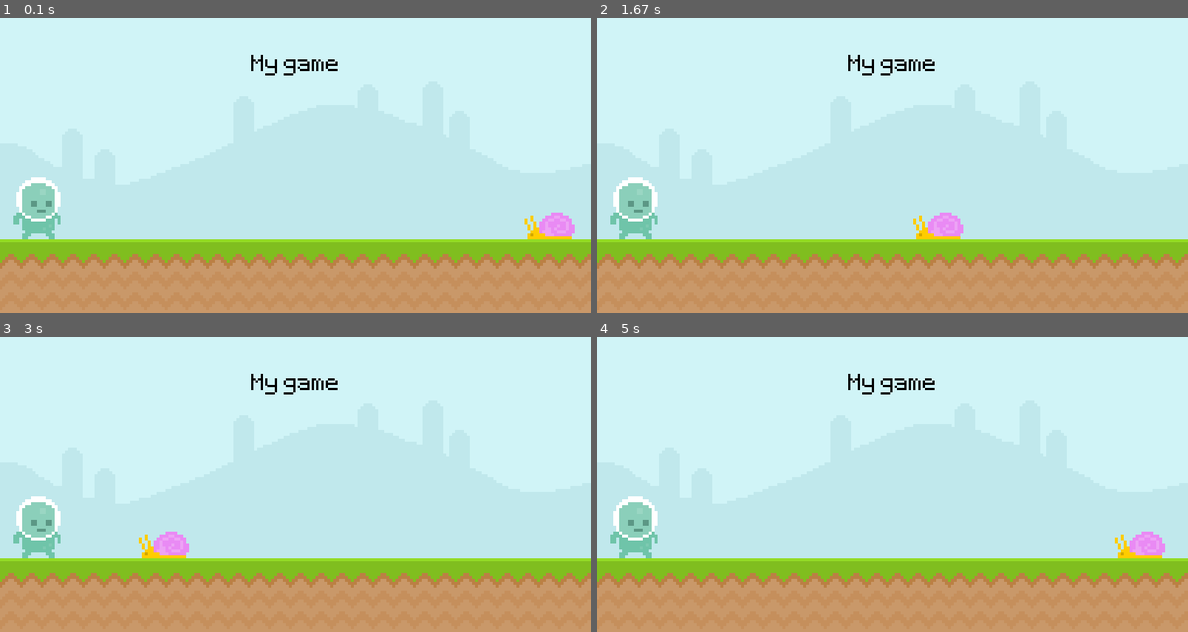
Above: before the commit, frames 1-4 (two rows, left to right).
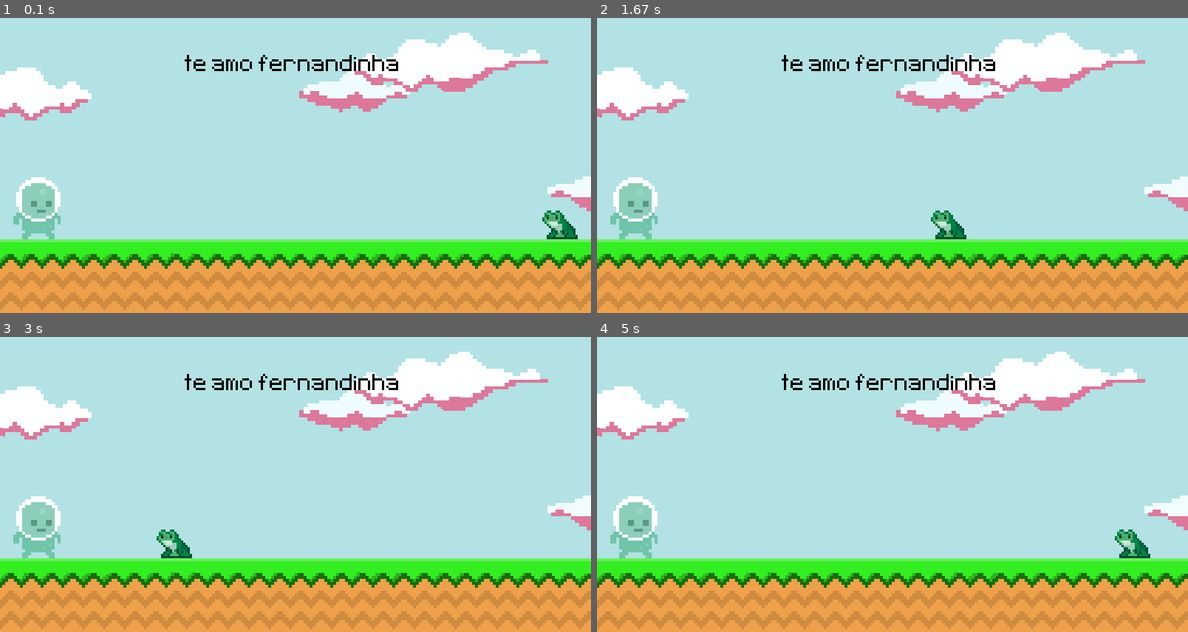
Above: after the commit, the same moments.

Repository: clairos/TUIPygame
Game: pygame game, started from app.py
Same seed, same stepped clock (60 frames per second), same inputs: the game is played once before the commit and once after it.
Inputs:
- Up to frame 1 (0.1 s): no input
- Up to frame 2 (1.67 s): no input
- Up to frame 3 (3 s): no input
- Up to frame 4 (5 s): no input

The runs differ from the first frame. In frame 1, 68% of the frame differs, in the area x 0-100%, y 0-100%; in frame 2, 68%; in frame 3, 68%; in frame 4, 68%.

Commit message:
adicionando novos sprites

Diff:
--- a/app.py
+++ b/app.py
@@ -9,10 +9,10 @@
 
 sky_surface = pygame.image.load('graphics/Sky.png').convert()
 ground_surface = pygame.image.load('graphics/ground.png').convert()
-text_surface = test_font.render('My game', False, 'Black')
+text_surface = test_font.render('te amo fernandinha', False, 'Black')
 
-snail_surface = pygame.image.load('graphics/snail/snail1.png').convert_alpha()
-snail_rectangle = snail_surface.get_rect(bottomright = (800, 300))
+frog_surface = pygame.image.load('graphics/frog/frog1.png').convert_alpha()
+frog_rectangle = frog_surface.get_rect(bottomright = (800, 300))
 
 player_surface = pygame.image.load('graphics/player/player_walk_1.png').convert_alpha()
 player_rectangle = player_surface.get_rect(midbottom = (50, 300))
@@ -25,11 +25,11 @@
 
     screen.blit(sky_surface, (0,0))
     screen.blit(ground_surface, (0, 300))
-    screen.blit(text_surface, (340, 50))
+    screen.blit(text_surface, (250, 50))
 
-    snail_rectangle.x -= 3
-    if snail_rectangle.right <= 0: snail_rectangle.left = 800
-    screen.blit(snail_surface, snail_rectangle)
+    frog_rectangle.x -= 3
+    if frog_rectangle.right <= 0: frog_rectangle.left = 800
+    screen.blit(frog_surface, frog_rectangle)
     screen.blit(player_surface, player_rectangle)
 
     pygame.display.update()
Binary file changed: graphics/Sky.png
Binary file added: graphics/frog/frog1.png
Binary file added: graphics/frog/frog2.png
Binary file changed: graphics/ground.png
Binary file removed: graphics/snail/snail1.png
Binary file removed: graphics/snail/snail2.png
